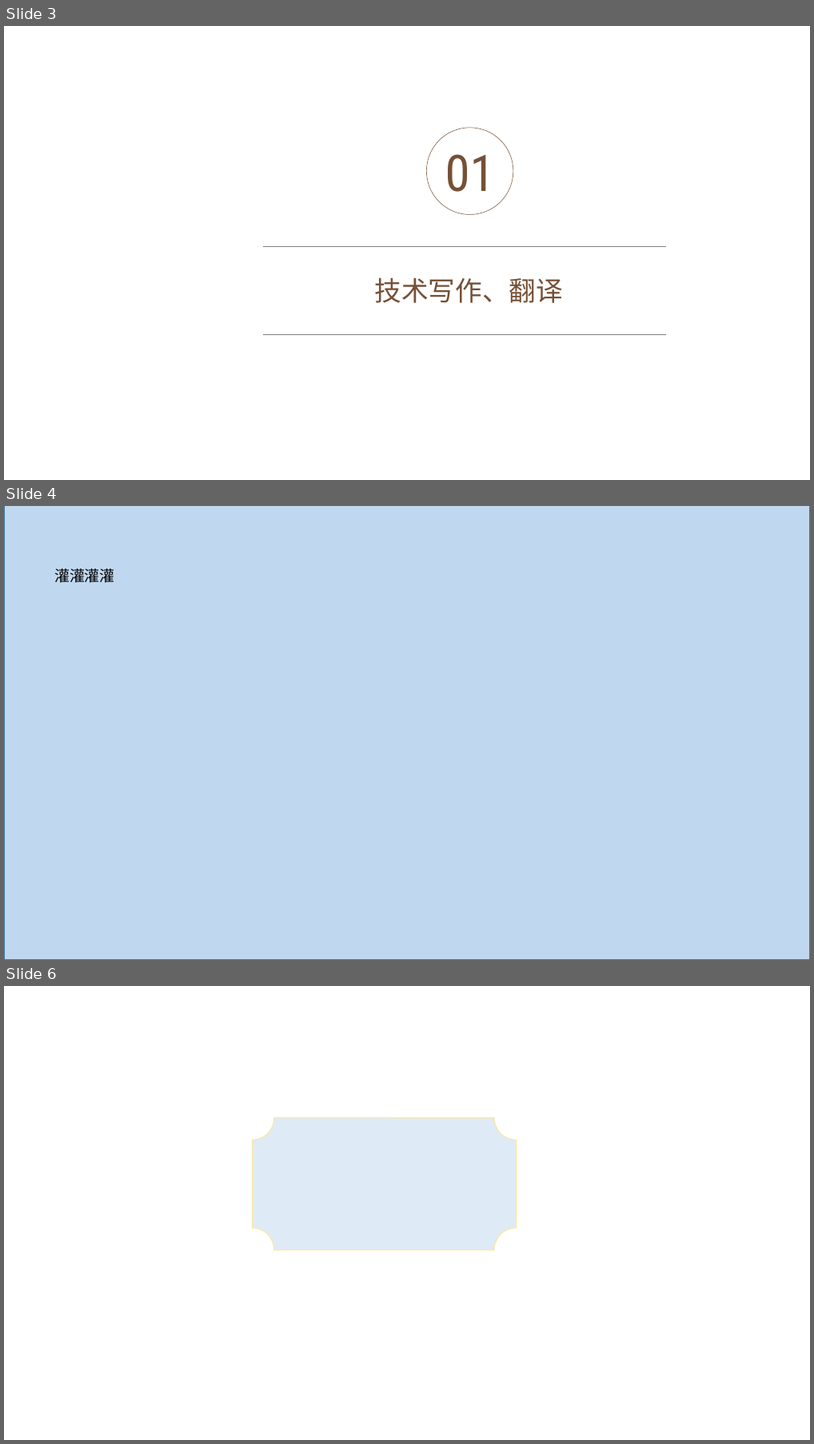
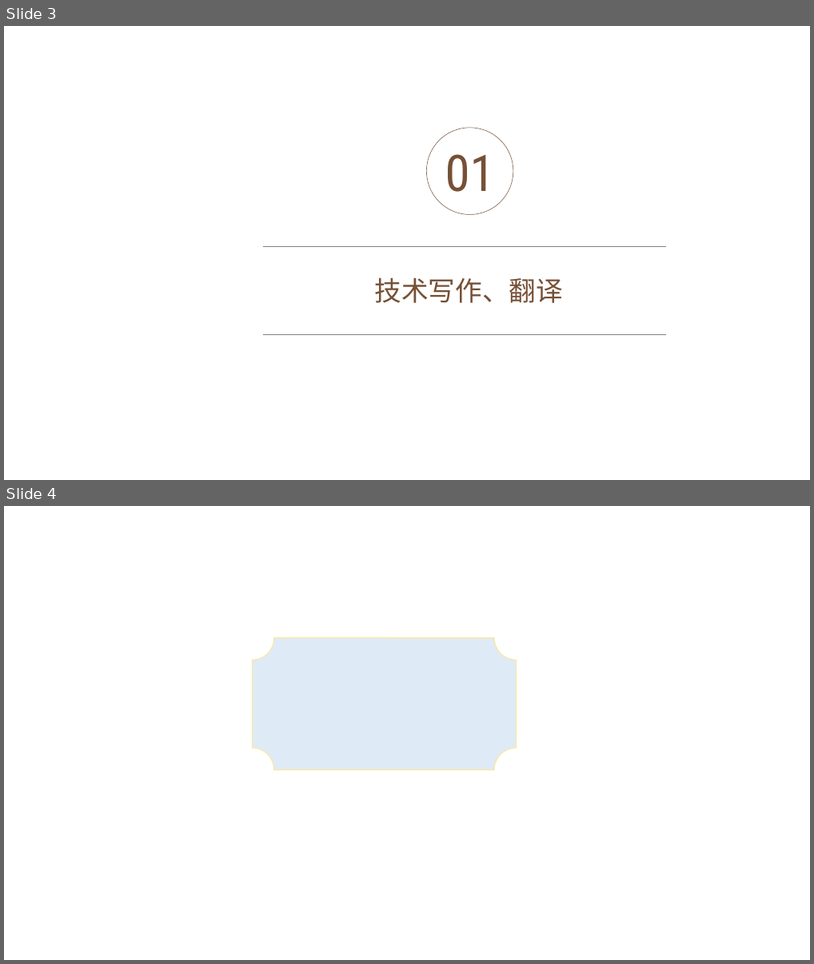
Before and after one commit to yaoyaodu/materials, a slide deck: docs/工具使用篇/绘图截图/PPT/1 素雅简约通用PPT模板.pptx. Shown one above the other, each under a label of ours: slides 3, 4 and 6 before the commit, slides 3 and 4 after it; the slides between them are not shown. The pictures are 814x1444 and 814x964 pixels, drawn with LibreOffice and Linux fonts; fonts in the diff are those of the drawing; background and template pictures are left out. Boxes give left, top, right and bottom in pixels: in the first picture for what was removed or moved away, otherwise in the second. Text is boxed around its words. In the diff, an @@ line names an element or a change of style, - is before the commit and + after.

```diff
--- a/docs/工具使用篇/绘图截图/PPT/1 素雅简约通用PPT模板.pptx
+++ b/docs/工具使用篇/绘图截图/PPT/1 素雅简约通用PPT模板.pptx
@@ slide 4 removed at bbox=[4, 506, 810, 960], background picture (left out) @@
@@ rectangle removed at bbox=[4, 506, 810, 960] @@
@@ text removed at bbox=[54, 568, 115, 583] @@
-灌灌灌灌
@@ what was slide 6 is now slide 4 @@
```
Also in this commit, not shown: 3 slides changed, 1 other slide removed, 42 other files.
